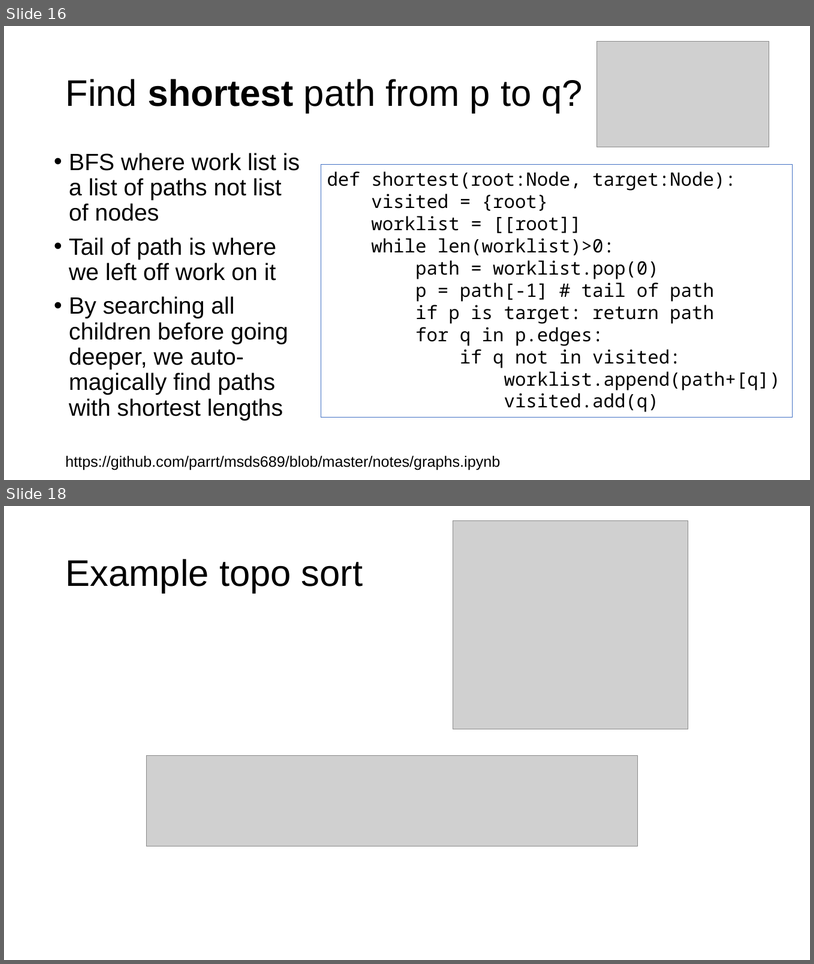
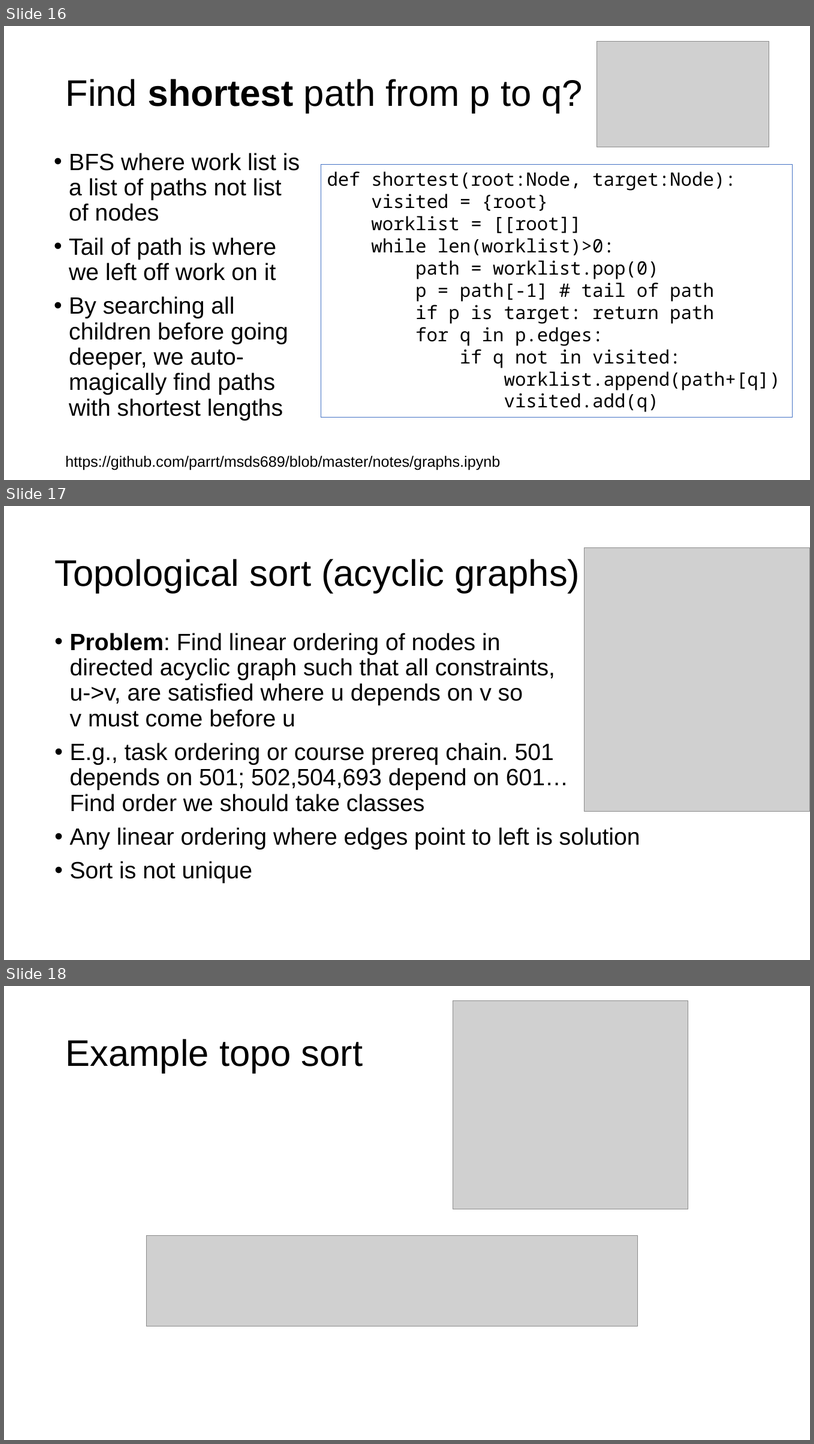
Before and after one commit to parrt/msds689, a slide deck: notes/graphs.pptx. Shown one above the other, each under a label of ours: slides 16 and 18 before the commit, slides 16, 17 and 18 after it; the slides between them are not shown. The pictures are 814x964 and 814x1444 pixels, drawn with LibreOffice and Linux fonts; fonts in the diff are those of the drawing; grey boxes stand for pictures; background and template pictures are left out. Boxes give left, top, right and bottom in pixels: in the first picture for what was removed or moved away, otherwise in the second. Text is boxed around its words. In the diff, an @@ line names an element or a change of style, - is before the commit and + after.

```diff
--- a/notes/graphs.pptx
+++ b/notes/graphs.pptx
@@ slide 17 added at (x1=4, y1=506, x2=810, y2=960), background #FFFFFF @@
@@ title added at (x1=54, y1=559, x2=581, y2=593), 44 pt, text #000000 @@
+Topological sort (acyclic graphs)
@@ picture added at (x1=585, y1=548, x2=810, y2=811) @@
@@ text added at (x1=70, y1=633, x2=641, y2=883), 28 pt, text #000000 @@
+• Problem: Find linear ordering of nodes in
+  directed acyclic graph such that all constraints,
+  u->v, are satisfied where u depends on v so
+  v must come before u
+• E.g., task ordering or course prereq chain. 501
+  depends on 501; 502,504,693 depend on 601…
+  Find order we should take classes
+• Any linear ordering where edges point to left is solution
+• Sort is not unique
```
Also in this commit, not shown: 3 slides changed, 4 other slides added, 3 other files.
